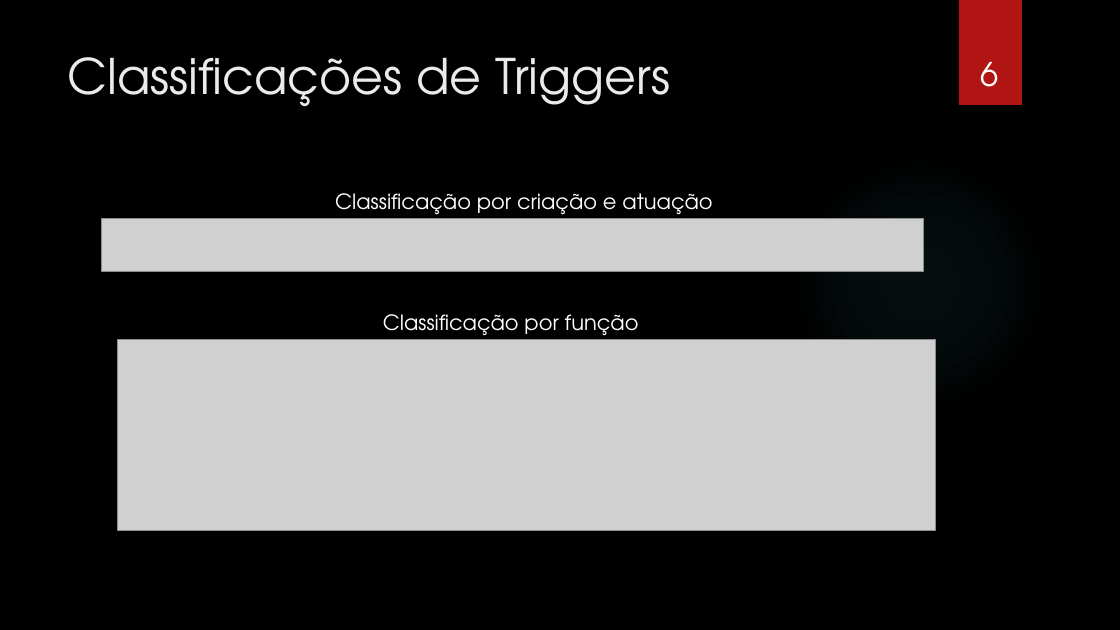
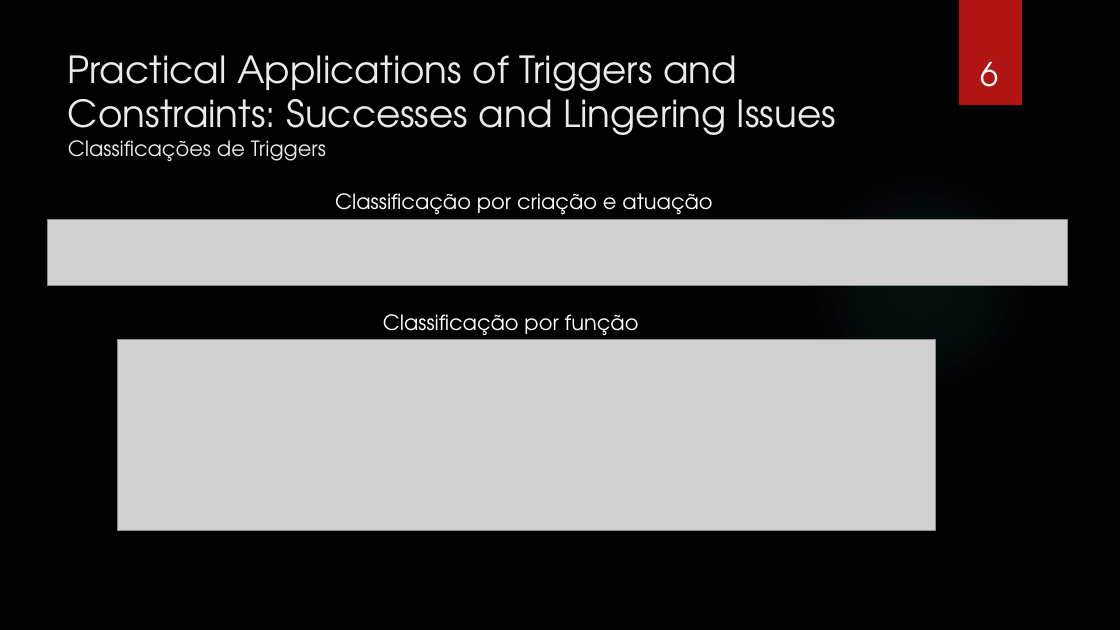
Before and after one commit to gorobaum/t2bd, a slide deck: slide 6 of apresentacao.pptx. Drawn at 1120x630 pixels with LibreOffice and Linux fonts; fonts in the diff are those of the drawing; grey boxes stand for pictures; background and template pictures are left out. Boxes give left, top, right and bottom in pixels: in the first picture for what was removed or moved away, otherwise in the second. Text is boxed around its words. In the diff, an @@ line names an element or a change of style, - is before the commit and + after.

```diff
--- a/apresentacao.pptx
+++ b/apresentacao.pptx
@@ title at (68, 55, 836, 162): text changed; size 42 to 32 pt @@
-Classificações de Triggers
+Practical Applications of Triggers and Constraints: Successes and Lingering Issues
+Classificações de Triggers
@@ picture: place and size @@
-picture at (102, 218, 923, 271)
+picture at (47, 219, 1067, 285)
```
Also in this commit, not shown: 8 other slides changed, 3 slides added, 2 slides removed.
